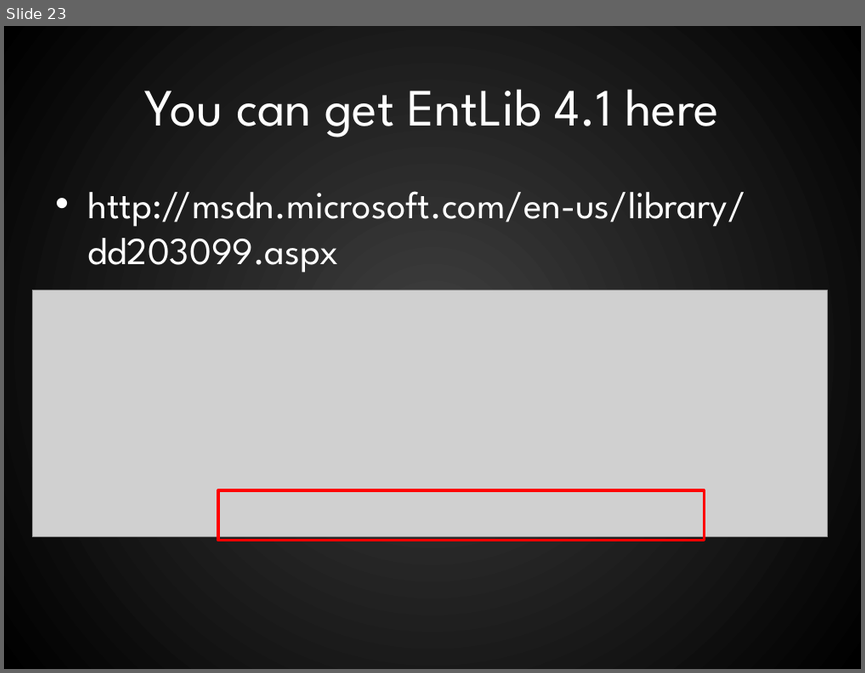
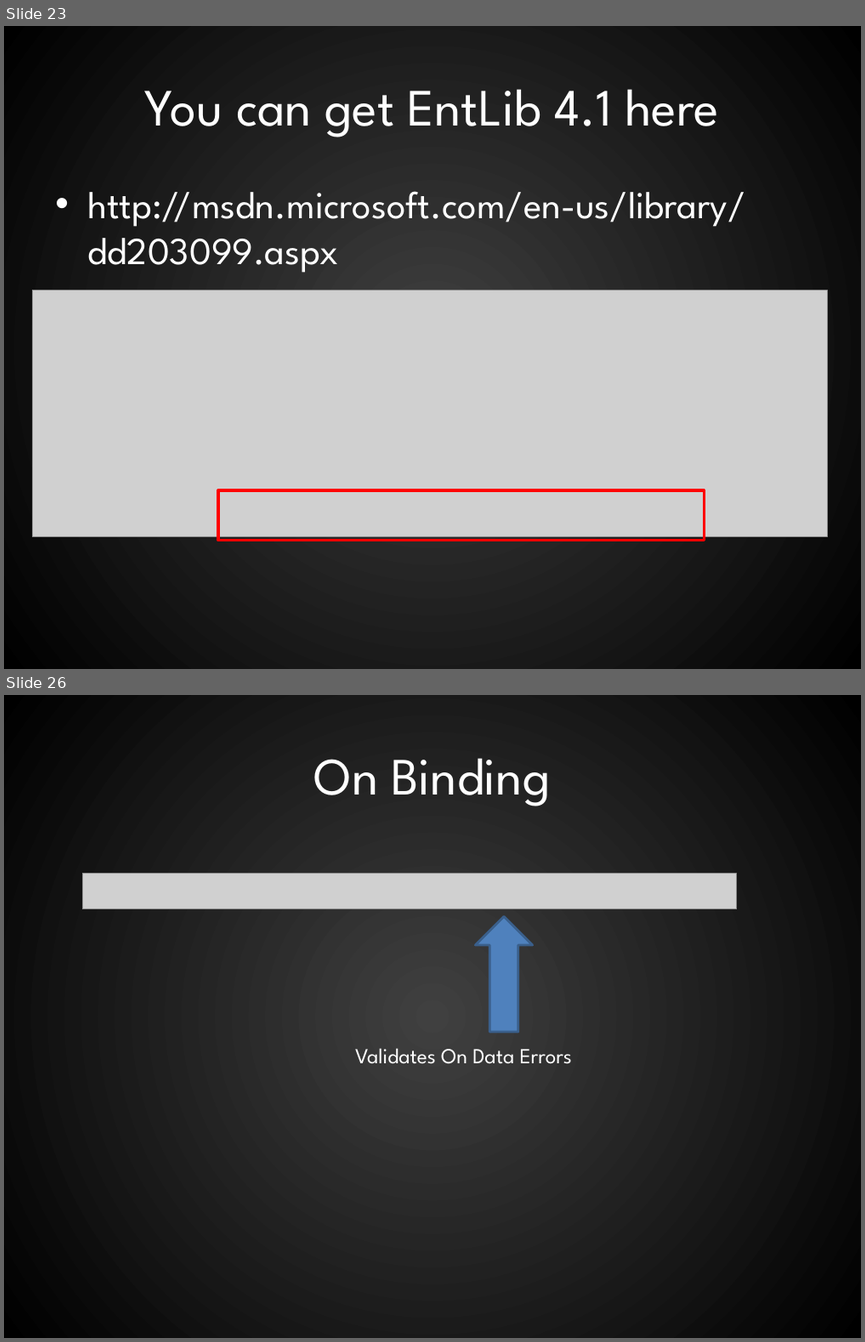
Before and after one commit to RookieOne/WPF-Input-Validation, a slide deck: WPF Validation.pptx. Shown one above the other, each under a label of ours: slide 23 before the commit, slides 23 and 26 after it; the slides between them are not shown. The pictures are 865x673 and 865x1342 pixels, drawn with LibreOffice and Linux fonts; fonts in the diff are those of the drawing; grey boxes stand for pictures. Boxes give left, top, right and bottom in pixels: in the first picture for what was removed or moved away, otherwise in the second. Text is boxed around its words. In the diff, an @@ line names an element or a change of style, - is before the commit and + after.

```diff
--- a/WPF Validation.pptx
+++ b/WPF Validation.pptx
@@ slide 26 added at [4,695,861,1338], background gradient #404040 to #000000 @@
@@ title added at [314,758,550,806], 44 pt, text #FFFFFF @@
+On Binding
@@ picture added at [83,873,737,909] @@
@@ down arrow added at [475,916,533,1032], fill #4F81BD, outline #3A5F8C 2 pt @@
@@ text added at [355,1048,572,1064], 18 pt, text #FFFFFF @@
+Validates On Data Errors
```
Also in this commit, not shown: 1 slide changed, 3 other slides added, 16 other files.
